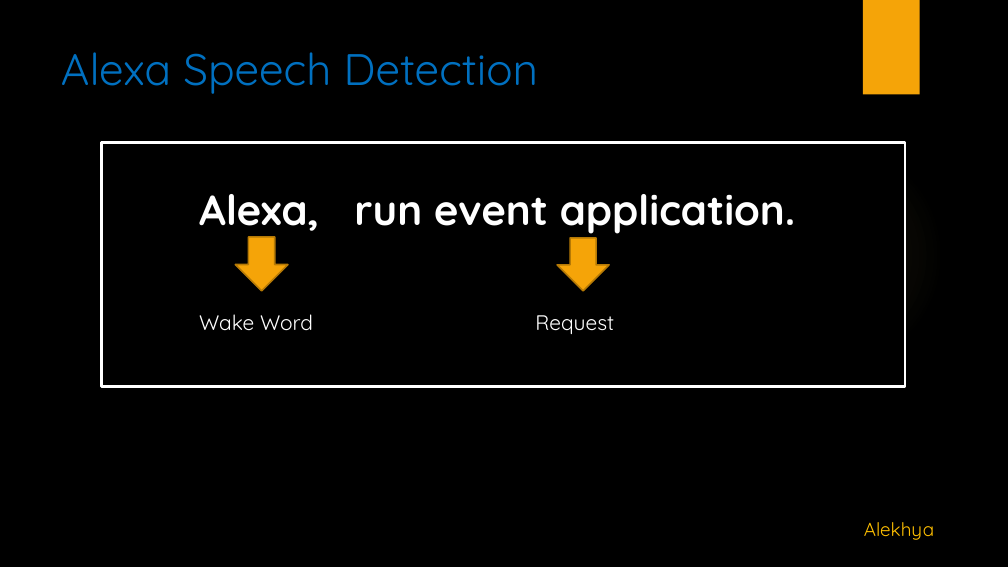
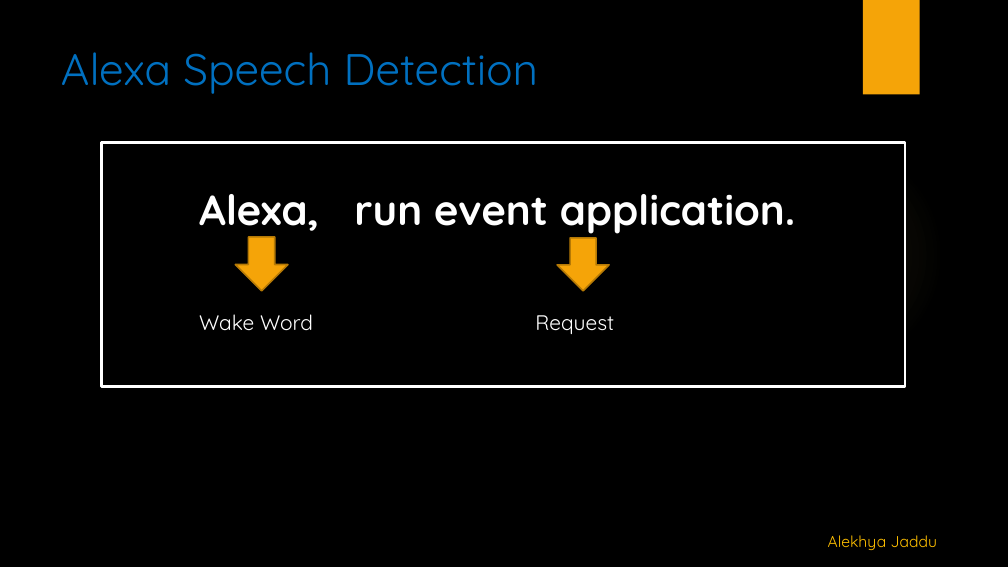
Before and after one commit to alekhyajaddu/alexa-project, a slide deck: slide 10 of Alexa ppt.pptx. Drawn at 1008x567 pixels with LibreOffice and Linux fonts; fonts in the diff are those of the drawing; background and template pictures are left out. Boxes give left, top, right and bottom in pixels: in the first picture for what was removed or moved away, otherwise in the second. Text is boxed around its words. In the diff, an @@ line names an element or a change of style, - is before the commit and + after.

```diff
--- a/Alexa ppt.pptx
+++ b/Alexa ppt.pptx
@@ text at bbox=[828, 535, 938, 550]: text changed; size 18 to 15 pt @@
-Alekhya
+Alekhya Jaddu
```
Also in this commit, not shown: 15 other slides changed.
